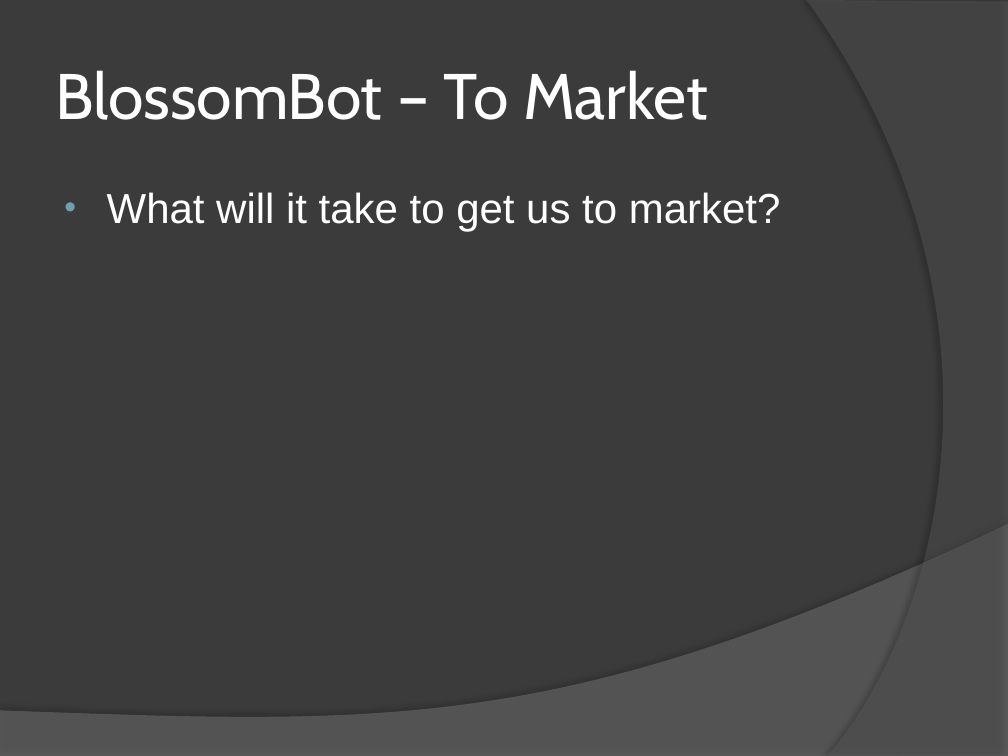
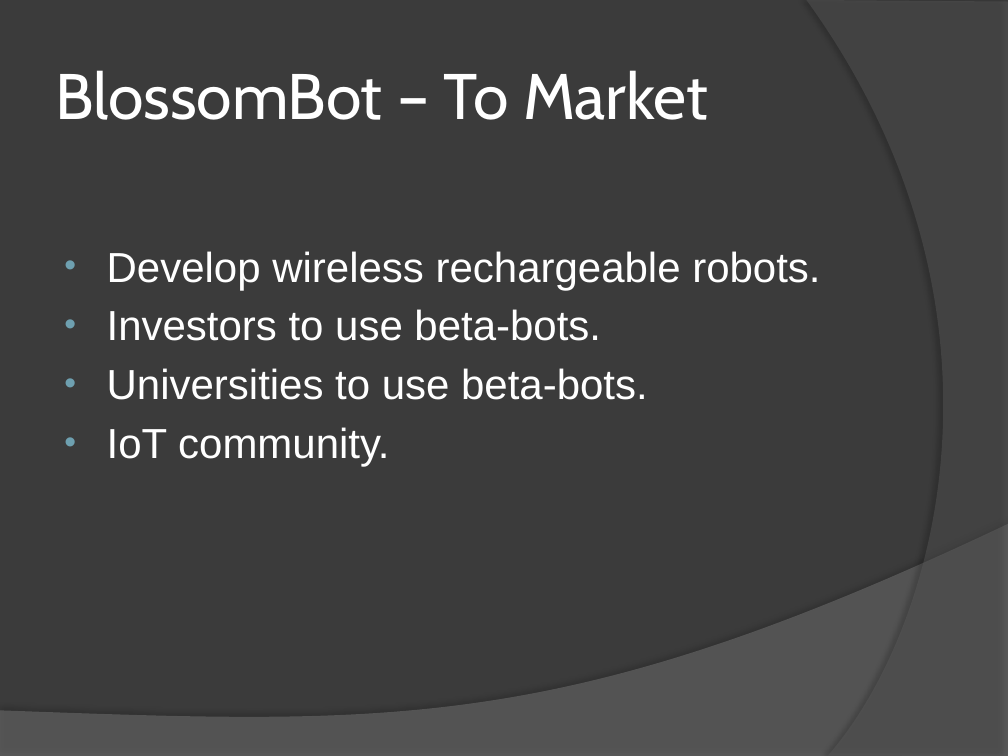
Before and after one commit to cliffconklin/ConklinBluemixDec, a slide deck: slide 6 of BlossomBot.pptx (slide 5 before the commit). Drawn at 1008x756 pixels with LibreOffice and Linux fonts; fonts in the diff are those of the drawing. Boxes give left, top, right and bottom in pixels: in the first picture for what was removed or moved away, otherwise in the second. Text is boxed around its words. In the diff, an @@ line names an element or a change of style, - is before the commit and + after.

```diff
--- a/BlossomBot.pptx
+++ b/BlossomBot.pptx
@@ text at <box>107,251,820,467</box>: text changed @@
-• What will it take to get us to market?
+• Develop wireless rechargeable robots.
+• Investors to use beta-bots.
+• Universities to use beta-bots.
+• IoT community.
```
Also in this commit, not shown: 5 other slides changed, 1 slide added.
